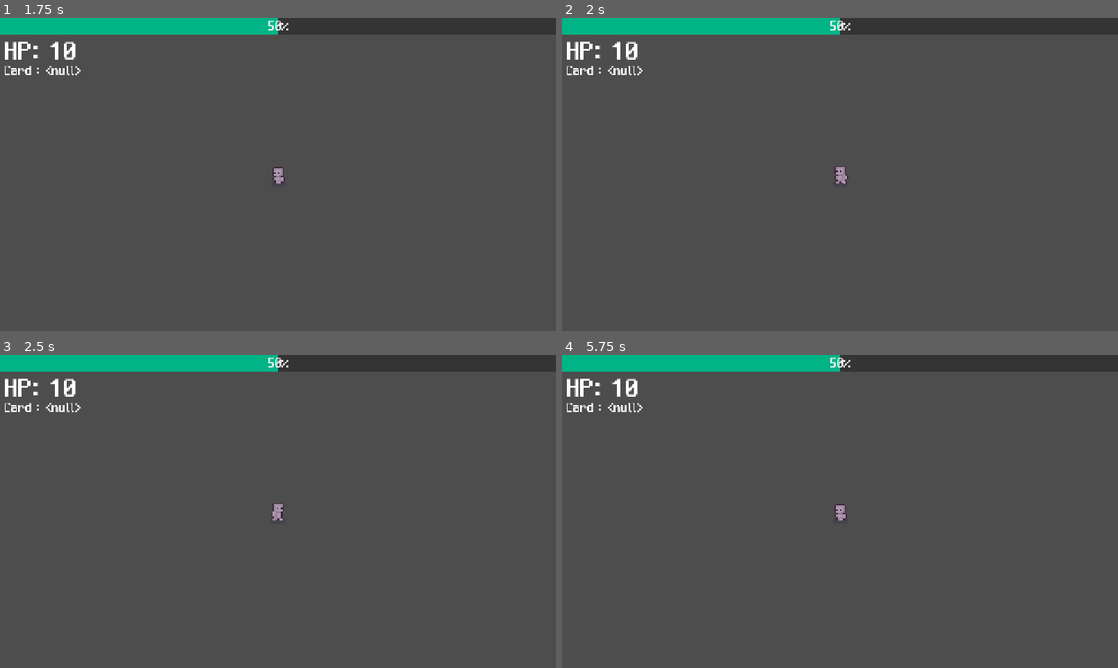
Above: before the commit, frames 1-4 (two rows, left to right).
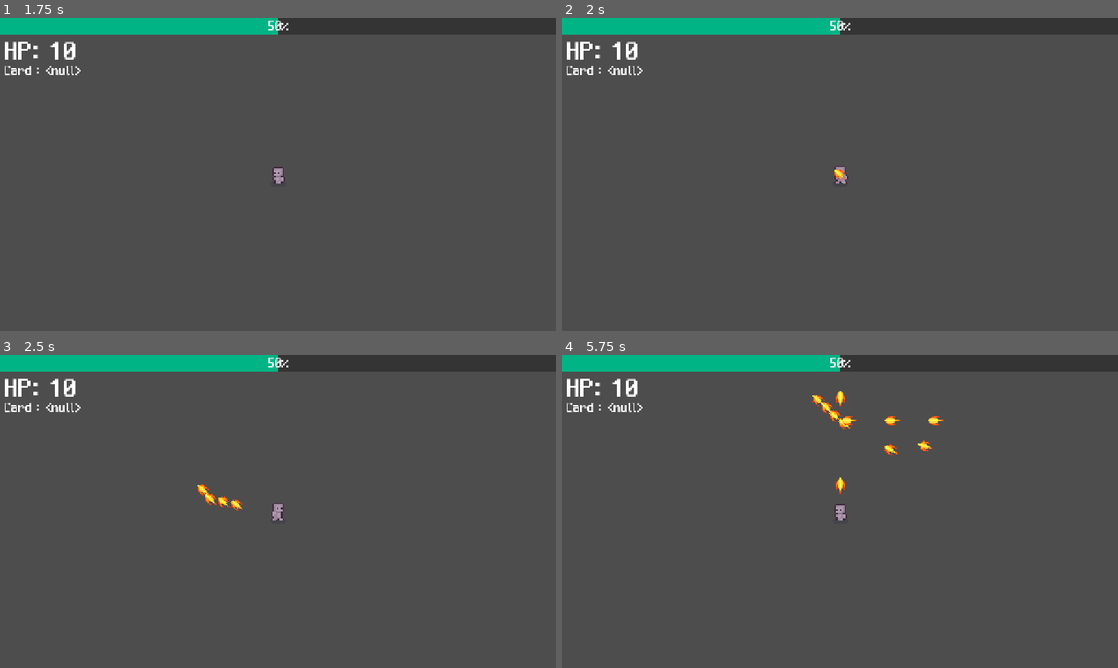
Above: after the commit, the same moments.

Repository: rnseo007/2dgame
Game: Godot game, scene res://Scenes/main.tscn
Two runs of this game, one before a commit and one after it. Both use one fixed random seed, a clock stepped at 60 frames per second and the inputs below.
Inputs:
- Up to frame 1 (1.75 s): tap Enter at 0.5 s; hold D (move_right) 0.53-1.28 s; tap Space at 1.25 s; hold S (move_down) from 1.28 s (still down)
- Up to frame 2 (2 s): keep holding S (move_down)
- Up to frame 3 (2.5 s): tap Enter at 2 s; release S (move_down) at 2.03 s; hold D (move_right) from 2.03 s (still down)
- Up to frame 4 (5.75 s): release D (move_right) at 2.78 s; hold W (move_up) 2.78-3.53 s; hold A (move_left) 3.53-5.03 s; hold S (move_down) from 5.03 s (still down)

Frame 1 is identical in both runs. In frame 2, less than 0.1% of the frame differs, in the area x 49-51%, y 48-52%; in frame 3, 0.2%; in frame 4, 0.5%, in the area x 45-69%, y 11-45%.

Commit message:
기본 공격 재 제작, 수정필요(적 피격 안 됨)

Diff:
--- a/Scenes/Normal_Card.tscn
+++ b/Scenes/Normal_Card.tscn
@@ -45,7 +45,7 @@
 &"idle": SubResource("Animation_x8156")
 }
 
-[node name="NormalCard" type="Area2D"]
+[node name="NormalCard" type="Area2D" groups=["NormalCard", "Player_Bullet"]]
 scale = Vector2(3, 3)
 collision_layer = 4
 collision_mask = 2
@@ -66,9 +66,9 @@
 &"": SubResource("AnimationLibrary_kbxue")
 }
 
-[node name="VisibleOnScreenNotifier2D" type="VisibleOnScreenNotifier2D" parent="."]
-position = Vector2(-1.19209e-07, 2.38419e-07)
-scale = Vector2(0.7, 0.4)
+[node name="Timer" type="Timer" parent="."]
+wait_time = 4.0
+one_shot = true
+autostart = true
 
-[connection signal="body_entered" from="." to="." method="_on_body_entered"]
-[connection signal="screen_exited" from="VisibleOnScreenNotifier2D" to="." method="_on_visible_on_screen_notifier_2d_screen_exited"]
+[connection signal="timeout" from="Timer" to="." method="_on_timer_timeout"]
--- a/Scenes/Player.tscn
+++ b/Scenes/Player.tscn
@@ -1,7 +1,6 @@
-[gd_scene load_steps=41 format=3 uid="uid://dtrgo1xqwerm0"]
+[gd_scene load_steps=40 format=3 uid="uid://dtrgo1xqwerm0"]
 
 [ext_resource type="Script" uid="uid://bsu8nnhmk6srg" path="res://Scripts/player.gd" id="1_gntrk"]
-[ext_resource type="PackedScene" uid="uid://civyjtqi6du8b" path="res://Scenes/Normal_Card.tscn" id="2_5ixxa"]
 [ext_resource type="Texture2D" uid="uid://nvrxqhjgj3fs" path="res://Player/player_character/prototype/Shadow.png" id="2_dewec"]
 [ext_resource type="Texture2D" uid="uid://btny67tjruj3w" path="res://Player/player_character/prototype/Prototype_Character.png" id="3_5ixxa"]
 [ext_resource type="PackedScene" uid="uid://bm03hx7as0hug" path="res://Scenes/hit_area_2d.tscn" id="5_5ixxa"]
@@ -361,7 +360,6 @@
 collision_mask = 2
 motion_mode = 1
 script = ExtResource("1_gntrk")
-normalCard = ExtResource("2_5ixxa")
 
 [node name="Shadow" type="Sprite2D" parent="."]
 z_index = -5
@@ -406,3 +404,5 @@
 }
 
 [connection signal="get_damage" from="HitArea2D" to="." method="_on_hit_area_2d_get_damage"]
+
+[editable path="HitArea2D"]
--- /dev/null
+++ b/Scenes/attack.tscn
@@ -0,0 +1,17 @@
+[gd_scene load_steps=2 format=3 uid="uid://b3rqc2fq4a257"]
+
+[ext_resource type="Script" uid="uid://cm8dffjkceydk" path="res://Scripts/attack.gd" id="1_ij4ji"]
+
+[node name="Attack" type="Node2D"]
+script = ExtResource("1_ij4ji")
+
+[node name="NormalTimer" type="Timer" parent="."]
+unique_name_in_owner = true
+wait_time = 0.1
+
+[node name="NormalAttackTimer" type="Timer" parent="NormalTimer"]
+unique_name_in_owner = true
+wait_time = 0.075
+
+[connection signal="timeout" from="NormalTimer" to="." method="_on_normal_timer_timeout"]
+[connection signal="timeout" from="NormalTimer/NormalAttackTimer" to="." method="_on_normal_attack_timer_timeout"]
--- a/Scenes/main.tscn
+++ b/Scenes/main.tscn
@@ -1,8 +1,9 @@
-[gd_scene load_steps=4 format=3 uid="uid://c1nhxlovmsx53"]
+[gd_scene load_steps=5 format=3 uid="uid://c1nhxlovmsx53"]
 
 [ext_resource type="PackedScene" uid="uid://dtrgo1xqwerm0" path="res://Scenes/Player.tscn" id="1_bo1nx"]
 [ext_resource type="PackedScene" uid="uid://b7bkqi52340cw" path="res://Scenes/play_hud.tscn" id="3_8gbba"]
 [ext_resource type="PackedScene" uid="uid://cwtjculhnmds1" path="res://Scenes/enemy_spawner.tscn" id="3_jjvhh"]
+[ext_resource type="PackedScene" uid="uid://b3rqc2fq4a257" path="res://Scenes/attack.tscn" id="4_jjvhh"]
 
 [node name="Main" type="Node2D"]
 
@@ -12,4 +13,6 @@
 
 [node name="EnemySpawner" parent="." instance=ExtResource("3_jjvhh")]
 
+[node name="Attack" parent="." instance=ExtResource("4_jjvhh")]
+
 [connection signal="player_cur_hp" from="Player" to="Play_HUD" method="_on_player_player_cur_hp"]
--- /dev/null
+++ b/Scripts/attack.gd
@@ -0,0 +1,62 @@
+extends Node2D
+
+@onready var player = get_tree().get_first_node_in_group("player")
+
+#Attacks
+var normalCard = preload("res://Scenes/Normal_Card.tscn")
+
+#Attack Nodes
+@onready var normalTimer = get_node("%NormalTimer")
+@onready var normalAttackTimer = get_node("%NormalAttackTimer")
+
+#Normal Card
+var normal_ammo = 0
+var normal_baseammo = 1
+var normal_attackspeed = 0.5
+var normal_level = 1
+
+#Enemy Related
+var enemy_close = []
+
+func _ready() -> void:
+	attack()
+
+func attack():
+	if normal_level > 0:
+		normalTimer.wait_time = normal_attackspeed
+		if normalTimer.is_stopped():
+			normalTimer.start()
+
+func _on_normal_timer_timeout() -> void:
+	normal_ammo += normal_baseammo
+	normalAttackTimer.start()
+
+func _on_normal_attack_timer_timeout() -> void:
+	var enemys : Array = get_tree().get_nodes_in_group("Enemy")
+	if not enemys.size() > 0:
+		normalAttackTimer.start()
+		return
+
+	if normal_ammo > 0:
+		var normal_attack = normalCard.instantiate()
+		normal_attack.position = player.global_position
+		normal_attack.target = get_close_target(enemys)
+		normal_attack.level = normal_level
+		add_child(normal_attack)
+		normal_ammo -= 1
+		if normal_ammo > 0:
+			normalAttackTimer.start()
+		else:
+			normalAttackTimer.stop()
+
+func get_close_target(enemys):
+	var cur_enemy_dist = 1000
+	var cur_enemy_pos
+	for i in enemys:
+		var enemy_dist = player.global_position.distance_to(i.global_position)
+		if enemy_dist < cur_enemy_dist:
+			cur_enemy_dist = enemy_dist
+			cur_enemy_pos = i.global_position
+			return cur_enemy_pos
+		else:
+			return Vector2.ZERO
--- a/Scripts/nomalcard.gd
+++ b/Scripts/nomalcard.gd
@@ -2,19 +2,36 @@
 
 class_name NormalCard
 
+var level : int = 1
+var hp : int = 1
+var knock_amount = 100
+var attack_size = 1.0
 var speed : float = 100.0
-var moveDirection : Vector2 = Vector2.ZERO
 var damage : float = 1.0
 
+var target : Vector2 = Vector2.ZERO
+var angle : Vector2 = Vector2.ZERO
+
+@onready var player = get_tree().get_first_node_in_group("player")
+
+func _ready() -> void:
+	angle = global_position.direction_to(target)
+	rotation = angle.angle()
+	match level:
+		1:
+			hp = 1
+			speed = 100
+			damage = 1
+			knock_amount = 100
+			attack_size = 1.0
+
 func _process(delta):
-	global_position += moveDirection * speed * delta
+	position += angle * speed * delta
 
+func enemy_hit(charge = 1):
+	hp -= charge
+	if hp <= 0:
+		queue_free()
 
-func _on_visible_on_screen_notifier_2d_screen_exited():
+func _on_timer_timeout() -> void:
 	queue_free()
-
-
-func _on_body_entered(body: Node2D) -> void:
-	if body is Entity:
-		body.take_damage(damage)
-		queue_free()
--- a/Scripts/player.gd
+++ b/Scripts/player.gd
@@ -1,91 +1,29 @@
 extends CharacterBody2D
 
-@export var speed : float = 300
-
-#Attack cooltime max(setup)
-@export var attackCoolTime : float = 1.0
-@export var normalBulletSpeed : float = 400.0
-@export var damage : float = 1.0
-@export var normalCard : PackedScene
-
+@export var movement_speed : float = 300
 signal player_cur_hp(hp : int)
-var cur_hp = 10
-var can_Attack : bool = true
-
-#in Attack Area enemy array
-var enemy_array = []
+var hp = 10
 
 func _ready() -> void:
-	player_cur_hp.emit(cur_hp)
-
-func rad2deg(rad):
-	return rad * 180 / PI
-
-#get nearest enemy
-func getCloseEnemy():
-	#current nearest enemy distance + setup to attack distance
-	var close_Enemy_Dist = 1000
-	#current nearest enemy
-	var close_Enemy : Node2D
-
-	for e in enemy_array:
-		#get current enemy distance
-		var cur_enemy_dist = global_position.distance_to(e.global_position)
-
-		if (cur_enemy_dist < close_Enemy_Dist):
-			close_Enemy_Dist = cur_enemy_dist
-			close_Enemy = e
-
-	return close_Enemy
-
-
-func baseAttack(target):
-	if !can_Attack:
-		return
-	if target == null:
-		return
-
-	can_Attack = false
-
-	var base_card = normalCard.instantiate()
-
-	base_card.damage = damage
-	base_card.speed = normalBulletSpeed
-	base_card.moveDirection = (target.global_position - global_position).normalized()
-	base_card.global_position = global_position
-	base_card.rotation = atan2(target.global_position.y - global_position.y, target.global_position.x - global_position.x)
-	get_tree().root.add_child(base_card)
-
-
-	get_tree().create_timer(attackCoolTime).timeout.connect(func(): can_Attack = true)
-	#print("attack")
+	player_cur_hp.emit(hp)
 
 func _physics_process(_delta):
-	#reset velocity
-	velocity = Vector2.ZERO
+	movement()
 
+func movement():
 	#set direction to input
 	var direction := Vector2(Input.get_axis("move_left","move_right"), Input.get_axis("move_up","move_down"))
+
 	if direction:
-		velocity = direction.normalized() * speed
+		velocity = direction.normalized() * movement_speed
 		$AnimationTree.get("parameters/playback").travel("Walk")
 		$AnimationTree.set("parameters/Idle/blend_position", velocity.x)
 		$AnimationTree.set("parameters/Walk/blend_position", velocity.x)
 		move_and_slide()
 	else:
 		$AnimationTree.get("parameters/playback").travel("Idle")
-		pass
-
-	if enemy_array.size() > 0:
-		baseAttack(getCloseEnemy())
-
-func _on_enemy_spawned(entity: Node2D) -> void:
-	enemy_array.append(entity)
-
-func _on_enemy_dead(entity: Node2D) -> void:
-	enemy_array.erase(entity)
 
 func _on_hit_area_2d_get_damage(dmg: int) -> void:
-	cur_hp -= dmg
-	player_cur_hp.emit(cur_hp)
+	hp -= dmg
+	player_cur_hp.emit(hp)
 	$HitAnimationPlayer.play("Hit")
--- a/project.godot
+++ b/project.godot
@@ -24,6 +24,7 @@
 
 Enemy="Enemy_All"
 player="player"
+Player_Bullet="Player_Bullet(card)"
 
 [input]
 
Not shown, added: Scripts/attack.gd.uid
Not shown, added: Scripts/player.gd.rej
